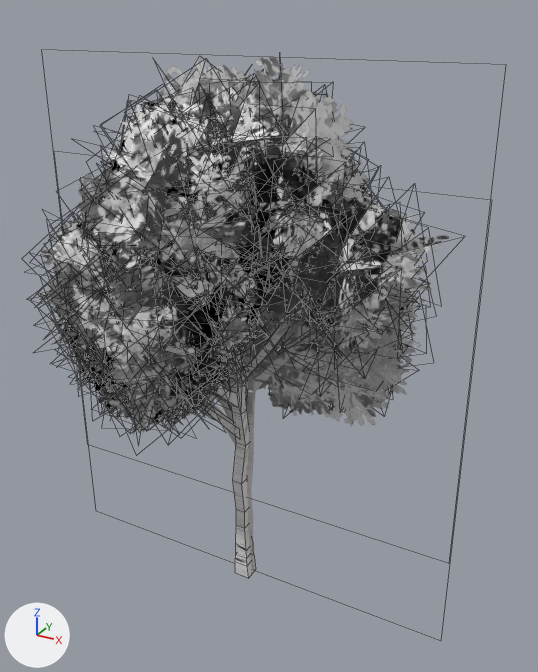
The FBX model Assets/The Lost Wanderer Models/Environment/Birch Trees/BirchTree01.fbx: old version first, new version second.
Both versions are drawn from a camera (50 mm lens) standing at (4.34, -7.2, 7.2) and looking at (0.27, 0.19, 3.5). Every picture has the same lights, and +X, +Y and +Z are marked at lower left. Mesh edges are drawn as thin lines. Where no turn or scale is listed for an object, it has been applied to the vertices. Vertices at the same position are counted once.

Script lines for the objects in view, before the commit:
```python
me_scene = bpy.data.meshes.new('Scene')
me_scene.from_pydata(...)  # 2632 vertices, 1442 faces; spans x -2.24..2.51, y -2.55..2.59, z -0.13..6.78
# faces by material slot: [1248, 194]
me_scene.materials.append(mat_material_119)  # picture img_treeleaves01_a_png
me_scene.materials.append(mat_material_120)  # picture img_treetrunk01_a_png
me_scene_009 = bpy.data.meshes.new('Scene.009')
me_scene_009.from_pydata(...)  # 8 vertices, 2 faces; spans x -2.78..2.85, y 0.0, z -6.73..0.1
# faces by material slot: [1, 1]
me_scene_009.materials.append(mat_material_130)  # picture img_lod1_leaves_png
me_scene_009.materials.append(mat_material_131)  # picture img_lod1_trunk_png
# before: 4 (2.85, 0.0, -6.69), 5 (2.81, 0.0, -1.11), 6 (-2.74, 0.0, -6.73), 7 (-2.76, 0.0, -1.11)
ob_birchtree01_lod0 = bpy.data.objects.new('BirchTree01_LOD0', me_scene)
ob_birchtree01_lod0.location = (0.0, 0.0, 0.0)
ob_birchtree02_lod1_001 = bpy.data.objects.new('BirchTree02_LOD1.001', me_scene_009)
ob_birchtree02_lod1_001.location = (0.0, 0.0, 6.64)
```
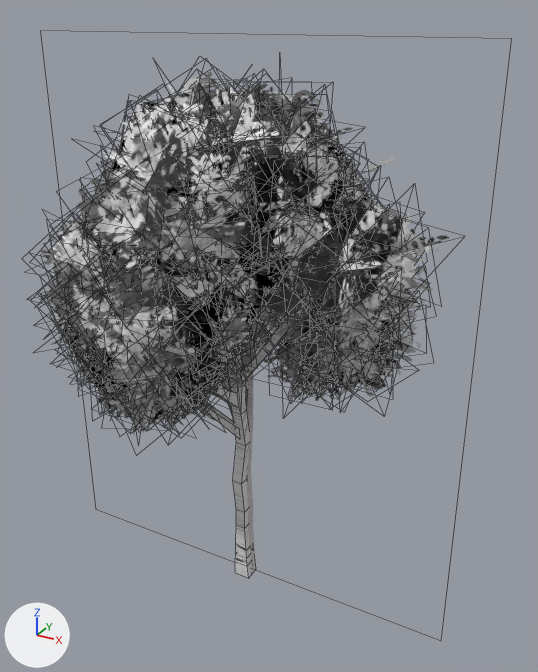
What the commit changed:
me_scene_009 is used by ob_birchtree02_lod1_001; location (0.0, 0.0, 6.64).
Verts and faces of me_scene_009; kept vertices keep their numbers, new ones are numbered from 8.
me_scene_009 had 8 vertices, 2 faces and spanned x -2.78..2.85, y 0.0, z -6.73..0.1.
me_scene_009 no longer uses material mat_material_130 (picture img_lod1_leaves_png).
me_scene_009 now has 4 vertices, 1 face and spans x -2.76..2.85, y 0.0, z -6.7..0.32.
me_scene_009 part 1: the loose piece of 4 vertices spanning x -2.78..2.82, y 0.0, z -5.51..0.1 is deleted.
Part 2, on me_scene_009:
Vertices deleted: 5, 6, 7 (with the faces that use them).
New vertex 8 is at (2.81, 0.0, 0.32).
New vertex 9 is at (-2.74, 0.0, -6.7).
New vertex 10 is at (-2.76, 0.0, 0.32).
New faces: (4, 8, 10, 9).

Boxes [x1, y1, x2, y2] around the edits, measured in the pictures (538 x 672 px; the box of a moved part takes in the faces that stretch with it):
'BirchTree02_LOD1.001', reshaped
    before: [76, 57, 413, 571]
    after: [221, 158, 419, 571]
part 1 of me_scene_009, deleted
    before: [76, 57, 413, 426]
part 2 of me_scene_009, moved or reshaped
    before: [209, 274, 411, 571]
    after: [221, 158, 419, 571]
